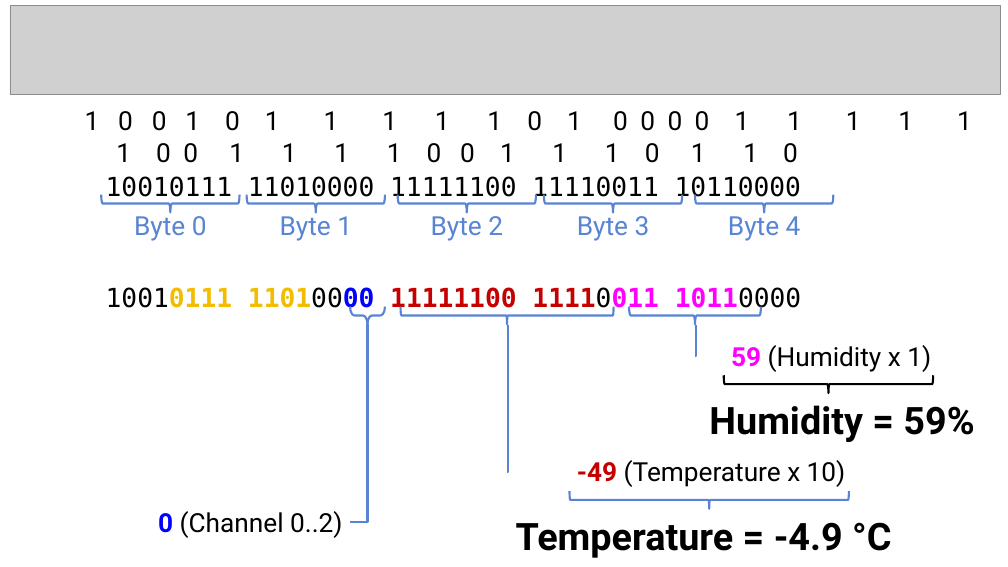
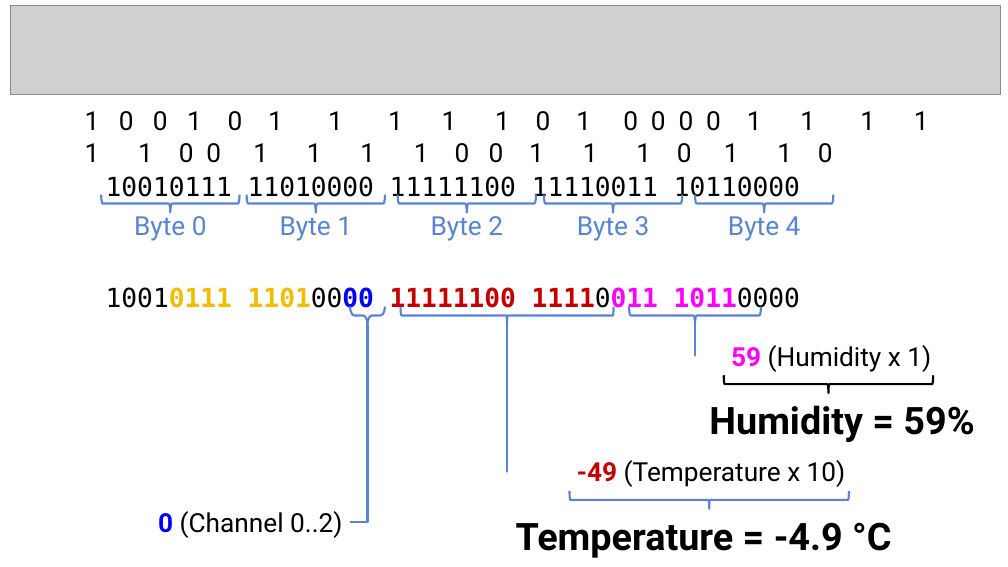
Before and after one commit to henrythasler/sdr, a slide deck: slide 4 of baldr/doc/Baldr Decoding Rules.pptx. Drawn at 1008x567 pixels with LibreOffice and Linux fonts; fonts in the diff are those of the drawing; grey boxes stand for pictures. Boxes give left, top, right and bottom in pixels: in the first picture for what was removed or moved away, otherwise in the second. Text is boxed around its words. In the diff, an @@ line names an element or a change of style, - is before the commit and + after.

```diff
--- a/baldr/doc/Baldr Decoding Rules.pptx
+++ b/baldr/doc/Baldr Decoding Rules.pptx
@@ text "1 0 0 1 0 ..." at (85, 111, 833, 163): letter spacing -0.2 to 0 pt @@
```
Also in this commit, not shown: 6 other slides changed, 1 other file.
